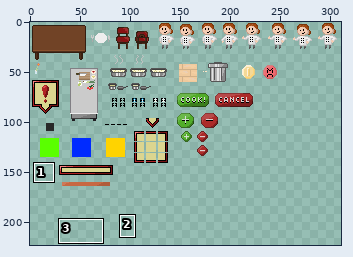
Two states of a sprite sheet, Assets/Resources/KitchenAtlas.png. The picture above shows the old version from afar; the outline marks the close-up.
Close-up. The starting point:
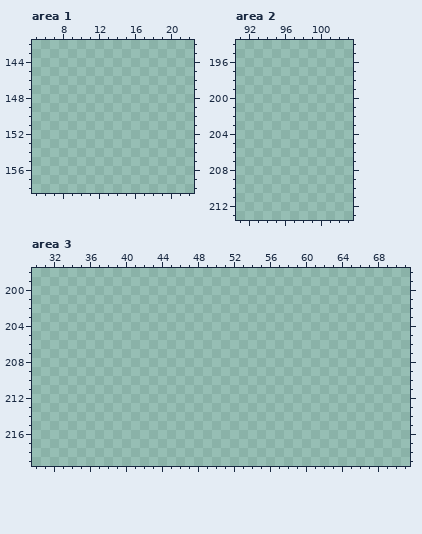
The file is 354x226 pixels. Colours within 5 levels of each other are drawn and written as one. Shown: area 1: x 5..22, y 142..158; area 2: x 91..103, y 194..213; area 3: x 30..71, y 198..219. The wide view leaves out empty margins. The commit also changed other parts of the picture, which this record leaves out.
The same view after the edit:
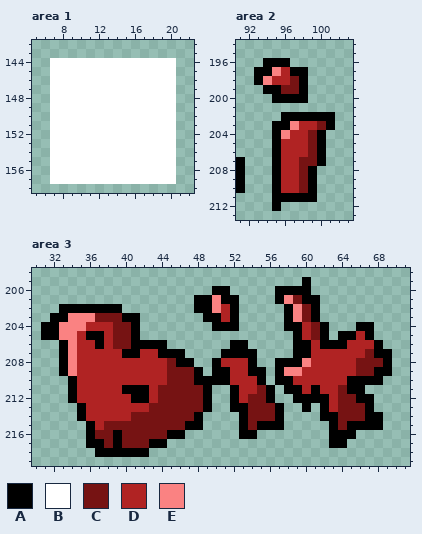
Palette (. is transparent): A #000000  B #ffffff  C #761313  D #b02323  E #fa8282
Diff:
--- area 1
@@ x 5..22 @@
 143 ..................
-144 ..................
-145 ..................
-146 ..................
-147 ..................
-148 ..................
-149 ..................
-150 ..................
-151 ..................
-152 ..................
-153 ..................
-154 ..................
-155 ..................
-156 ..................
-157 ..................
+144 ..BBBBBBBBBBBBBB..
+145 ..BBBBBBBBBBBBBB..
+146 ..BBBBBBBBBBBBBB..
+147 ..BBBBBBBBBBBBBB..
+148 ..BBBBBBBBBBBBBB..
+149 ..BBBBBBBBBBBBBB..
+150 ..BBBBBBBBBBBBBB..
+151 ..BBBBBBBBBBBBBB..
+152 ..BBBBBBBBBBBBBB..
+153 ..BBBBBBBBBBBBBB..
+154 ..BBBBBBBBBBBBBB..
+155 ..BBBBBBBBBBBBBB..
+156 ..BBBBBBBBBBBBBB..
+157 ..BBBBBBBBBBBBBB..
 158 ..................
--- area 2
@@ x 91..103 @@
 195 .............
-196 .............
-197 .............
-198 .............
-199 .............
-200 .............
+196 ...AAA.......
+197 ..AAEDAA.....
+198 ..AEDDCA.....
+199 ...AACCA.....
+200 ....AAAA.....
 201 .............
-202 .............
-203 .............
-204 .............
-205 .............
-206 .............
-207 .............
-208 .............
-209 .............
-210 .............
-211 .............
-212 .............
+202 .....AAAAAA..
+203 ....AAEDDCA..
+204 ....AEDDCA...
+205 ....ADDDCA...
+206 ....ADDDCA...
+207 A...ADDCCA...
+208 A...ADDCA....
+209 A...ADDCA....
+210 A...ADDCA....
+211 ....AAAAA....
+212 ....A........
 213 .............
--- area 3
@@ x 30..71 @@
 198 ..........................................
-199 ..........................................
-200 ..........................................
-201 ..........................................
-202 ..........................................
-203 ..........................................
-204 ..........................................
-205 ..........................................
-206 ..........................................
-207 ..........................................
-208 ..........................................
-209 ..........................................
-210 ..........................................
-211 ..........................................
-212 ..........................................
-213 ..........................................
-214 ..........................................
-215 ..........................................
-216 ..........................................
-217 ..........................................
-218 ..........................................
+199 ..............................A...........
+200 ....................AA.....AAAA...........
+201 ..................AAEAA....AECAA..........
+202 ...AAAAAAA........AAEDA.....AECA..........
+203 ..AAEEECCCAA.......AADA.....AECA..........
+204 .AAEEEDDDCCA........AAA.....AADCA...AA....
+205 .AAEEDAADCCA.................ADCA.AADA....
+206 ...AEDDADCCAAAA.......AA.....AADAAADDDA...
+207 ...AEDDDDDAADDAAA....AAAA....AADDDDDDCAA..
+208 ...AEDDDDDDDDDDCAA..ADDDA..AAAEDDDDDCCCA..
+209 ...AEDDDDDDDDDDCCCA.AADDAA.AEEDDDDDDCCAA..
+210 ....ADDDDDDDDDDCCCAAAADDDA.AADDDDDDAAAA...
+211 ....ADDDDDAAADCCCCCA..ADDCA.AADADDCAA.....
+212 ....ADDDDDDAADCCCCCA..ADCCA..AAAADCCAA....
+213 .....ADDDDDDDCCCCCCA..AACCCA..A.ADCCCA....
+214 .....ADDDDDCCCCCCCA....ACCCA....AACCCAA...
+215 ......ADCCCCCCCCCAA....ACAAA.....ACAAAA...
+216 ......ACCACCCCCAA......AA........AAA......
+217 ......AACACCCAA..................AA.......
+218 .......AAAAAA.............................
 219 ..........................................
Boxes around the changes in both close-ups, in picture pixels (x1, y1, x2, y2):
added: (50, 58, 176, 184)
added: (236, 58, 335, 211)
added: (41, 277, 392, 457)
